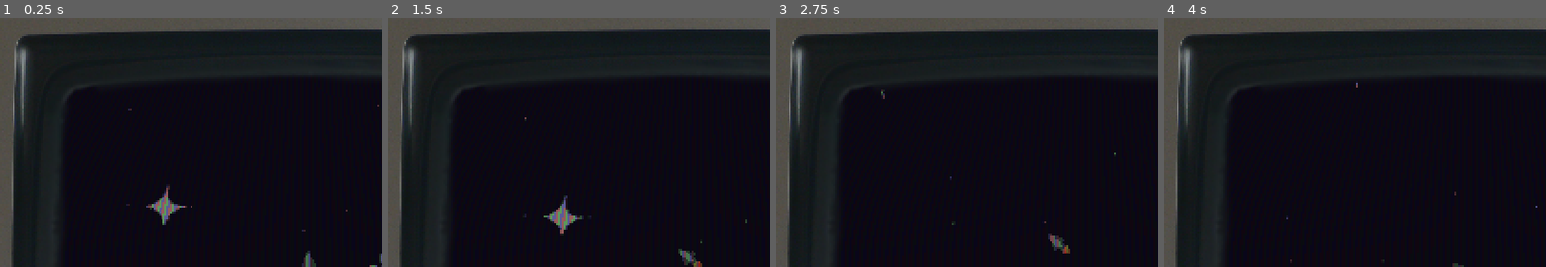
Above: before the commit, frames 1-4 (left to right).
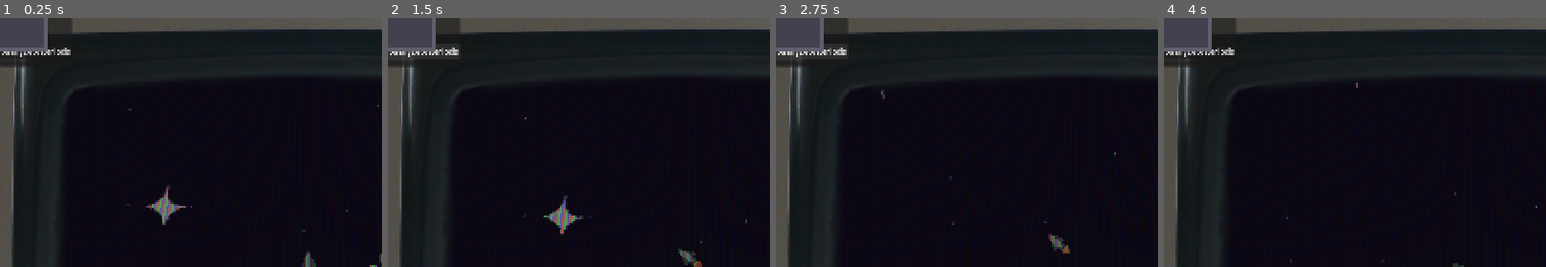
Above: after the commit, the same moments.

Repository: RedNinja17/8bitgamejam2026
Game: Godot game, scene res://scenes/game.tscn
Two runs of this game, one before a commit and one after it. Both use one fixed random seed, a clock stepped at 60 frames per second and the inputs below.
Inputs (mouse positions are % of the whole screen's width and height, from its top left):
- Up to frame 1 (0.25 s): no input
- Up to frame 2 (1.5 s): click (5, 7) at 0.5 s, where only the run after the commit has a clickable "Analyze Asteriods"; click (5, 7) at 1.25 s, where only the run after the commit has a clickable "Analyze Asteriods"
- Up to frame 3 (2.75 s): click (5, 7) at 2 s, where only the run after the commit has a clickable "Analyze Asteriods"
- Up to frame 4 (4 s): move the mouse to (72, 45) at 2.77 s; click (72, 45) at 2.92 s; move the mouse to (30, 55) at 3.52 s; click (30, 55) at 3.67 s
The pictures show only the part of the screen within x 0-50%, y 0-50%; the shares and areas given below are measured in that part.

The runs differ from the first frame. In frame 1, 1.7% of the frame differs, in the area x 0-19%, y 0-20%; in frame 2, 1.7%; in frame 3, 1.7%; in frame 4, 1.7%.
Error after the commit: Parse Error: Expected end of statement after expression, found "Identifier" instead. (res://scenes/shop_menu.gd:19)

Commit message:
Added shop menu basics

Diff:
--- a/space-game/scenes/game.tscn
+++ b/space-game/scenes/game.tscn
@@ -7,6 +7,8 @@
 [ext_resource type="Shader" uid="uid://com71x5sm4c16" path="res://assets/vfx/crt.gdshader" id="4_lbhrr"]
 [ext_resource type="Texture2D" uid="uid://bmc3cvxyypggw" path="res://assets/sprites/tv.png" id="6_p57ef"]
 [ext_resource type="Script" uid="uid://bjpll2g41xqo7" path="res://scripts/software_cursor.gd" id="6_u5sy4"]
+[ext_resource type="Script" uid="uid://b56gwwapgrq6s" path="res://scenes/shop_menu.gd" id="8_gee14"]
+[ext_resource type="Texture2D" uid="uid://bmgina8sayt1d" path="res://assets/sprites/shop.png" id="9_0tnpc"]
 
 [sub_resource type="ShaderMaterial" id="ShaderMaterial_lbhrr"]
 shader = ExtResource("4_lbhrr")
@@ -49,7 +51,6 @@
 script = ExtResource("1_yqjtg")
 
 [node name="Player#Camera2D" type="Camera2D" parent="SubViewportContainer/SubViewport/Player" unique_id=1094012732]
-visible = false
 position = Vector2(0, 2)
 zoom = Vector2(3, 3)
 process_callback = 0
@@ -62,3 +63,32 @@
 texture_filter = 6
 texture = ExtResource("6_p57ef")
 centered = false
+
+[node name="Shop Menu" type="CanvasLayer" parent="." unique_id=53100488]
+script = ExtResource("8_gee14")
+
+[node name="PanelContainer" type="PanelContainer" parent="Shop Menu" unique_id=1285529631]
+offset_right = 40.0
+offset_bottom = 40.0
+
+[node name="VBoxContainer" type="VBoxContainer" parent="Shop Menu/PanelContainer" unique_id=2139618770]
+layout_mode = 2
+
+[node name="Title" type="Label" parent="Shop Menu/PanelContainer/VBoxContainer" unique_id=439895847]
+layout_mode = 2
+text = "Shop Menu
+"
+
+[node name="Sell" type="Button" parent="Shop Menu/PanelContainer/VBoxContainer" unique_id=1490233490]
+layout_mode = 2
+text = "Analyze Asteriods"
+
+[node name="Close" type="Button" parent="Shop Menu/PanelContainer/VBoxContainer" unique_id=601184665]
+layout_mode = 2
+
+[node name="ScrollContainer" type="ScrollContainer" parent="Shop Menu/PanelContainer/VBoxContainer" unique_id=167352298]
+layout_mode = 2
+
+[node name="Sprite2D" type="Sprite2D" parent="Shop Menu" unique_id=904715625]
+position = Vector2(1, 0)
+texture = ExtResource("9_0tnpc")
--- /dev/null
+++ b/space-game/scenes/planet.gd
@@ -0,0 +1,26 @@
+extends StaticBody2D
+
+var player_in_range: bool = false
+var player_ref: Node2D = null
+
+# Called when the node enters the scene tree for the first time.
+func _ready() -> void:
+	pass # Replace with function body.
+
+
+# Called every frame. 'delta' is the elapsed time since the previous frame.
+func _process(delta: float) -> void:
+	pass
+
+func _on_body_entered(body: Node2D) -> void:
+	if body.is_in_group("player"):
+		player_in_range = true
+		player_ref = body
+
+func _on_body_exited(body: Node2D) -> void:
+	if body.is_in_group("player"):
+		player_in_range = false
+		player_ref = null
+
+func _unhandled_input(event: InputEvent) -> void:
+	if player_in_range and event.is_button_pressed(E):
--- a/space-game/scenes/player.tscn
+++ b/space-game/scenes/player.tscn
@@ -3,34 +3,6 @@
 [ext_resource type="Texture2D" uid="uid://mvidpmnk3xq3" path="res://assets/sprites/small ship.png" id="1_3vyb7"]
 [ext_resource type="Texture2D" uid="uid://bq3ukj5apatwb" path="res://assets/sprites/small ship with net.png" id="1_qhqgy"]
 [ext_resource type="Texture2D" uid="uid://dmcghq4qd8hco" path="res://assets/sprites/small ship with fire.png" id="2_g2els"]
-
-[sub_resource type="GDScript" id="GDScript_qhqgy"]
-script/source = "extends CharacterBody2D
-
-
-const SPEED = 300.0
-const JUMP_VELOCITY = -400.0
-
-
-func _physics_process(delta: float) -> void:
-	# Add the gravity.
-	if not is_on_floor():
-		velocity += get_gravity() * delta
-
-	# Handle jump.
-	if Input.is_action_just_pressed(\"ui_accept\") and is_on_floor():
-		velocity.y = JUMP_VELOCITY
-
-	# Get the input direction and handle the movement/deceleration.
-	# As good practice, you should replace UI actions with custom gameplay actions.
-	var direction := Input.get_axis(\"ui_left\", \"ui_right\")
-	if direction:
-		velocity.x = direction * SPEED
-	else:
-		velocity.x = move_toward(velocity.x, 0, SPEED)
-
-	move_and_slide()
-"
 
 [sub_resource type="AtlasTexture" id="AtlasTexture_qlg0r"]
 atlas = ExtResource("1_qhqgy")
@@ -110,7 +82,6 @@
 radius = 9.0
 
 [node name="Player" type="CharacterBody2D" unique_id=1580156048]
-script = SubResource("GDScript_qhqgy")
 
 [node name="AnimatedSprite2D" type="AnimatedSprite2D" parent="." unique_id=1275950040]
 texture_filter = 1
--- /dev/null
+++ b/space-game/scenes/shop_menu.gd
@@ -0,0 +1,43 @@
+extends CanvasLayer
+
+var player_ref: Node2D = null
+
+@onready var item_container: VBoxContainer = $PanelContainer/VBoxContainer/ScrollContainer/ItemListContainer
+@onready var title_label: Label = $PanelContainer/VBoxContainer/Title
+@onready var analyze_btn: Button = $PanelContainer/VBoxContainer/Analyze
+@onready var sell_btn: Button = $PanelContainer/VBoxContainer/Sell
+@onready var close_btn: Button = $PanelContainer/VBoxContainer/Close
+
+func setup_shop(player: Node2D) -> void:
+	player_ref = player
+	close_btn.pressed.connect(queue_free)
+	#sell_all_btn.pressed.connect(_on_sell_all_pressed)
+	#refresh_inventory_list()
+
+
+func calculate_asteriod_list() -> float:
+	Array suppply = player.return_inventory();
+	for index in supply:
+		for part in index.split("_"):
+			var row := HBoxContainer.new()
+
+			var label := Label.new()
+			label.text = item_name + " - Value: $" + str(item_price)
+			label.size_flags_horizontal = Control.SIZE_EXPAND_FILL
+			row.add_child(label)
+
+			var sell_button := Button.new()
+			sell_button.text = "Sell"
+
+			sell_button.pressed.connect(func(): sell(index, item_price))
+			row.add_child(sell_button)
+
+			item_container.add_child(row)
+
+
+
+func _sell(index: int, item_price: float):
+
+# Called every frame. 'delta' is the elapsed time since the previous frame.
+func _process(delta: float) -> void:
+	pass
--- a/space-game/scripts/player.gd
+++ b/space-game/scripts/player.gd
@@ -1,4 +1,5 @@
 extends CharacterBody2D
+
 const MAX_SPEED = 125.0
 const ACEL_DUR = 1.5  # s
 const DECEL_RATE = 100.0
@@ -19,11 +20,12 @@
 	inventory.append(reward)
 	print("Asteriod collected")
 
+func return_inventory() -> Array:
+	return inventory
+
 func rotate_to(asteriod: RigidBody2D):
 	var target_pos = asteriod.get_global_position()
 	var _angle = lerp_angle(rotation, atan2(target_pos.y, target_pos.x) + PI/2, 0.1)
-
-
 
 func _physics_process(delta: float) -> void:
 	var holding := Input.is_mouse_button_pressed(MOUSE_BUTTON_LEFT)
Binary file added: space-game/assets/sprites/planet.png
Not shown, added: space-game/assets/sprites/planet.png.import
Binary file added: space-game/assets/sprites/shop.png
Not shown, added: space-game/assets/sprites/shop.png.import
Not shown, added: space-game/scenes/planet.gd.uid
Not shown, added: space-game/scenes/shop_menu.gd.uid
